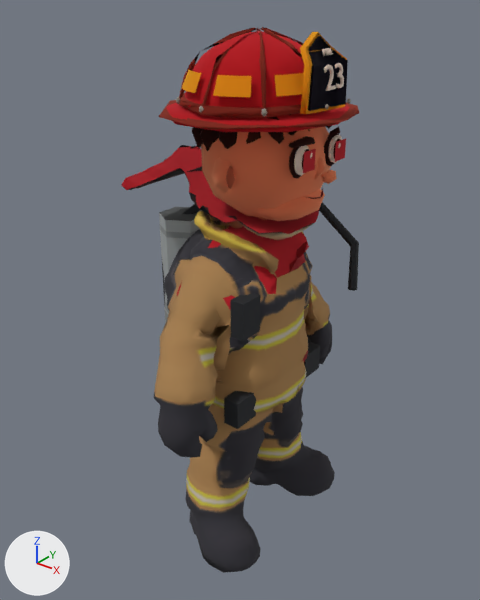
Before and after pictures for a commit that changed the glTF model assets/npc.firefighter-alive/model.skin.glb.
Camera for both pictures: a camera (50 mm lens) standing at (0.983, -1.335, 1.561) and looking at (-0.082, -0.004, 0.736). Arrows for +X, +Y and +Z are at lower left; the lights stay in place. The picture after the commit comes second. Where no turn or scale is listed for an object, it has been applied to the vertices. Vertices at exactly the same position are counted once.

The first picture shows 'fire-belt-pouch--1', 'fire-radio', 'prod_fire_helmet', 'scba-cylinder', 'scba-hose', 'skin_body.001', 'skin_eyes', 'stump_head' and 4 more.
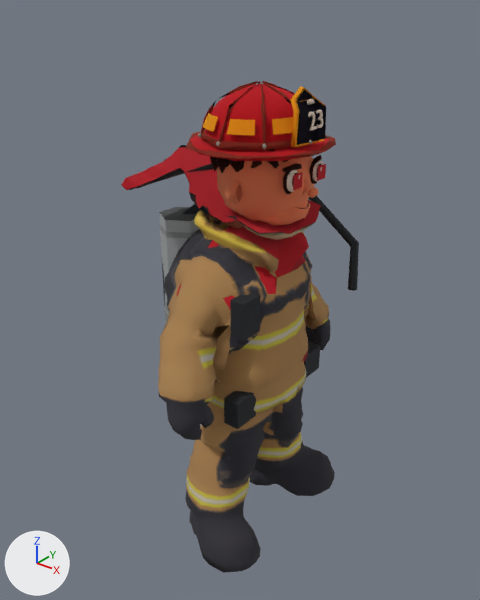
Boxes (x1, y1, x2, y2) around the edits, measured in the pictures (480 x 600 px; the box of a moved part takes in the faces that stretch with it):
'prod_fire_helmet', moved, rescaled (25% narrower, 25% shorter)
    before: (159, 27, 359, 221)
    after: (186, 81, 336, 226)
'stump_head', reshaped
    before: (121, 146, 321, 278)
    after: (121, 147, 321, 278)
'skin_eyes', moved, rescaled (23% narrower, 20% shorter)
    before: (303, 139, 346, 173)
    after: (293, 164, 326, 191)
part 2 of me_skin_body, moved or reshaped
    before: (304, 275, 332, 364)
    after: (304, 275, 331, 350)
part 3 of me_skin_body, moved or reshaped
    before: (153, 291, 237, 458)
    after: (158, 291, 237, 440)
part 4 of me_stump_head, moved or reshaped
    both: (224, 228, 309, 273)

The change, as a diff of the scene's bpy script:
```diff
--- a/assets/npc.firefighter-alive/model.skin.glb.py
+++ b/assets/npc.firefighter-alive/model.skin.glb.py
@@ me_skin_eyes @@
 # used by ob_skin_eyes; location = (0.0, 0.0, 0.0)
-me_skin_eyes.from_pydata(...)  # 8 vertices, 4 faces; spans x 0.171, y -0.092..0.092, z 1.163..1.211
+me_skin_eyes.from_pydata(...)  # 8 vertices, 4 faces; spans x 0.131, y -0.071..0.071, z 1.111..1.147
+# me_skin_eyes part 1: the whole mesh is scaled about its middle by (1, 0.769, 0.769), then moved by (-0.039, 0.0, -0.058)
 me_skin_eyes.materials.append(mat_pal_blood)
@@ me_skin_body @@
 # used by ob_skin_body_001; location = (0.0, 0.0, 0.0)
-me_skin_body.from_pydata(...)  # 1814 vertices, 3547 faces; spans x -0.365..0.14, y -0.373..0.373, z 0.0..1.149
+me_skin_body.from_pydata(...)  # 1814 vertices, 3547 faces; spans x -0.365..0.14, y -0.354..0.354, z 0.0..1.149
+# me_skin_body part 2: 154 of 1814 vertices moved; they spanned x -0.163..0.053, y 0.177..0.373, z 0.41..0.82 and now span x -0.162..0.046, y 0.178..0.354, z 0.467..0.819; mean shift (0.005, -0.002, 0.017); largest move (-0.022, 0.303, 0.41) -> (-0.011, 0.299, 0.467)
+# me_skin_body part 3: 145 of 1814 vertices moved; they spanned x -0.163..0.053, y -0.373..-0.18, z 0.413..0.82 and now span x -0.161..0.046, y -0.354..-0.181, z 0.468..0.82; mean shift (0.005, 0.002, 0.017); largest move (-0.021, -0.3, 0.413) -> (-0.01, -0.297, 0.468)
+# other edits to the shape of me_skin_body do not show in these pictures
 me_skin_body.materials.append(mat_tex_basecolor_001)
@@ me_stump_head @@
 me_stump_head.from_pydata(...)  # 97 vertices, 93 faces; spans x -0.301..0.14, y -0.231..0.237, z 0.847..1.149
 # used by ob_stump_head; location = (0.0, 0.0, 0.0)
-me_stump_head.vertices[61].co = (-0.032, 0.068, 0.979)
-me_stump_head.vertices[69].co = (0.028, 0.055, 0.981)
-me_stump_head.vertices[73].co = (0.074, 0.016, 0.958)  # pixel (291, 236)
-me_stump_head.vertices[80].co = (0.062, -0.027, 0.957)  # pixel (278, 240)
-me_stump_head.vertices[85].co = (0.029, -0.054, 0.98)
-me_stump_head.vertices[89].co = (-0.026, -0.069, 0.982)  # pixel (240, 228)
+# me_stump_head part 4
+me_stump_head.vertices[61].co = (-0.031, 0.066, 0.977)
+me_stump_head.vertices[69].co = (0.022, 0.045, 0.973)
+me_stump_head.vertices[73].co = (0.073, 0.016, 0.957)  # pixel (291, 236)
+me_stump_head.vertices[80].co = (0.055, -0.024, 0.955)  # pixel (276, 240)
+me_stump_head.vertices[85].co = (0.024, -0.043, 0.972)
+me_stump_head.vertices[89].co = (-0.025, -0.067, 0.981)  # pixel (241, 228)
 me_stump_head.materials.append(mat_pal_blood)
@@ me_prod_fire_helmet @@
 # used by ob_prod_fire_helmet; location = (0.0, 0.0, 0.0)
-me_prod_fire_helmet.from_pydata(...)  # 1645 vertices, 2877 faces; spans x -0.279..0.222, y -0.26..0.26, z 0.942..1.456
+me_prod_fire_helmet.from_pydata(...)  # 1645 vertices, 2877 faces; spans x -0.215..0.171, y -0.2..0.2, z 0.941..1.336
+# me_prod_fire_helmet part 5: the whole mesh is scaled about its middle by 0.769, then moved by (0.007, 0.0, -0.06)
 me_prod_fire_helmet.materials.append(mat_pal_picketwhite)
```
